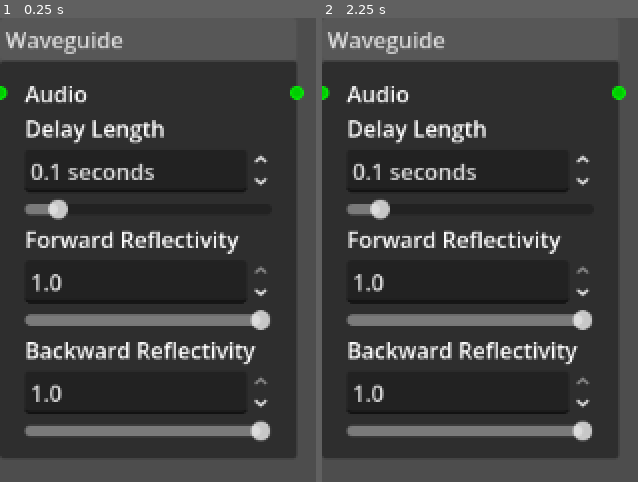
Above: before the commit, frames 1-2 (left to right).
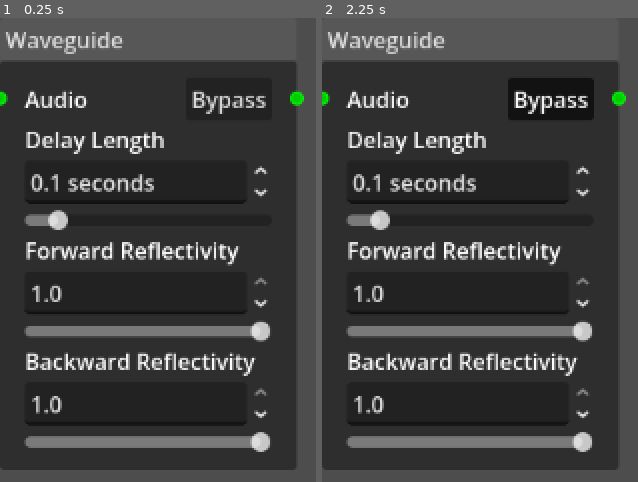
Above: after the commit, the same moments.

Repository: bassj/audio-graph
Game: Godot game, scene res://audio_graph/graph_edit_nodes/prefabs/waveguide_node.tscn
The game is run twice, just before and just after one commit, with the same random seed, the same clock (stepped at 60 frames per second) and the same inputs. This scene is started directly instead of the project's main scene.
Inputs (mouse positions are in pixels of both pictures, inside the frame that each line leads up to):
- Up to frame 1 (0.25 s): no input
- Up to frame 2 (2.25 s): click (549, 96) at 0.5 s, where only the run after the commit has a clickable "Bypass"; click (549, 96) at 1.25 s, where only the run after the commit has a clickable "Bypass"; click (549, 96) at 2 s, where only the run after the commit has a clickable "Bypass"

The runs differ from the first frame. In frame 1, 22% of the frame differs, in the area x 0-97%, y 14-98%; in frame 2, 23%, in the area x 0-97%, y 12-98%.
Error before the commit: Invalid access to property or key 'mix_rate' on a base object of type 'Nil'. (res://audio_graph/graph_edit_nodes/scripts/waveguide_node.gd:30)
Error after the commit: Invalid access to property or key 'mix_rate' on a base object of type 'Nil'. (res://audio_graph/graph_edit_nodes/scripts/waveguide_node.gd:31)

Commit message:
Added bypass to waveguide node

Diff:
--- a/audio_graph/audio_graph_nodes/waveguide.gd
+++ b/audio_graph/audio_graph_nodes/waveguide.gd
@@ -1,6 +1,8 @@
 @tool
 extends AudioGraphNode
 class_name WaveGuide
+
+var bypass := false
 
 @export_custom(PROPERTY_HINT_NONE, "suffix:samples")
 var waveguide_buffer_size: int = 4410 :
@@ -13,7 +15,6 @@
 
 @export
 var reflection_backward: float = 1.0
-
 
 var _forward_buffer := PackedFloat32Array()
 var _backward_buffer := PackedFloat32Array()
@@ -49,4 +50,8 @@
     _backward_buffer[_buffer_pointer] = forward_sample * reflection_backward
 
     _buffer_pointer = _sample_pointer
+
+    if bypass:
+         return val
+
     return forward_sample
--- a/audio_graph/graph_edit_nodes/prefabs/waveguide_node.tscn
+++ b/audio_graph/graph_edit_nodes/prefabs/waveguide_node.tscn
@@ -51,9 +51,18 @@
 script = ExtResource("1_qhvho")
 waveguide = SubResource("Resource_yraoa")
 
-[node name="Label" type="Label" parent="." unique_id=592450649]
+[node name="HBoxContainer" type="HBoxContainer" parent="." unique_id=606492915]
+layout_mode = 2
+
+[node name="Label" type="Label" parent="HBoxContainer" unique_id=592450649]
 layout_mode = 2
 text = "Audio"
+
+[node name="BypassButton" type="Button" parent="HBoxContainer" unique_id=1433914188]
+layout_mode = 2
+size_flags_horizontal = 10
+toggle_mode = true
+text = "Bypass"
 
 [node name="DelayIn" parent="." unique_id=1245364079 instance=ExtResource("2_qhvho")]
 layout_mode = 2
--- a/audio_graph/graph_edit_nodes/scripts/waveguide_node.gd
+++ b/audio_graph/graph_edit_nodes/scripts/waveguide_node.gd
@@ -5,6 +5,7 @@
 @onready var length_in: NumberInput = $DelayIn
 @onready var reflection_in: NumberInput = $ForwardReflectionIn
 @onready var reflection_back: NumberInput = $BackwardReflectionIn
+@onready var bypass_button: Button = $HBoxContainer/BypassButton
 
 @export var waveguide: WaveGuide = WaveGuide.new()
 
@@ -42,3 +43,7 @@
 	reflection_back.value_changed.connect(func(value):
 		waveguide.reflection_backward = value
 	)
+
+	bypass_button.toggled.connect(func (pressed):
+		waveguide.bypass = pressed
+	)
Not shown: 1 places in audio_graph/graph_edit_nodes/prefabs/waveguide_node.tscn that only renumber resources
